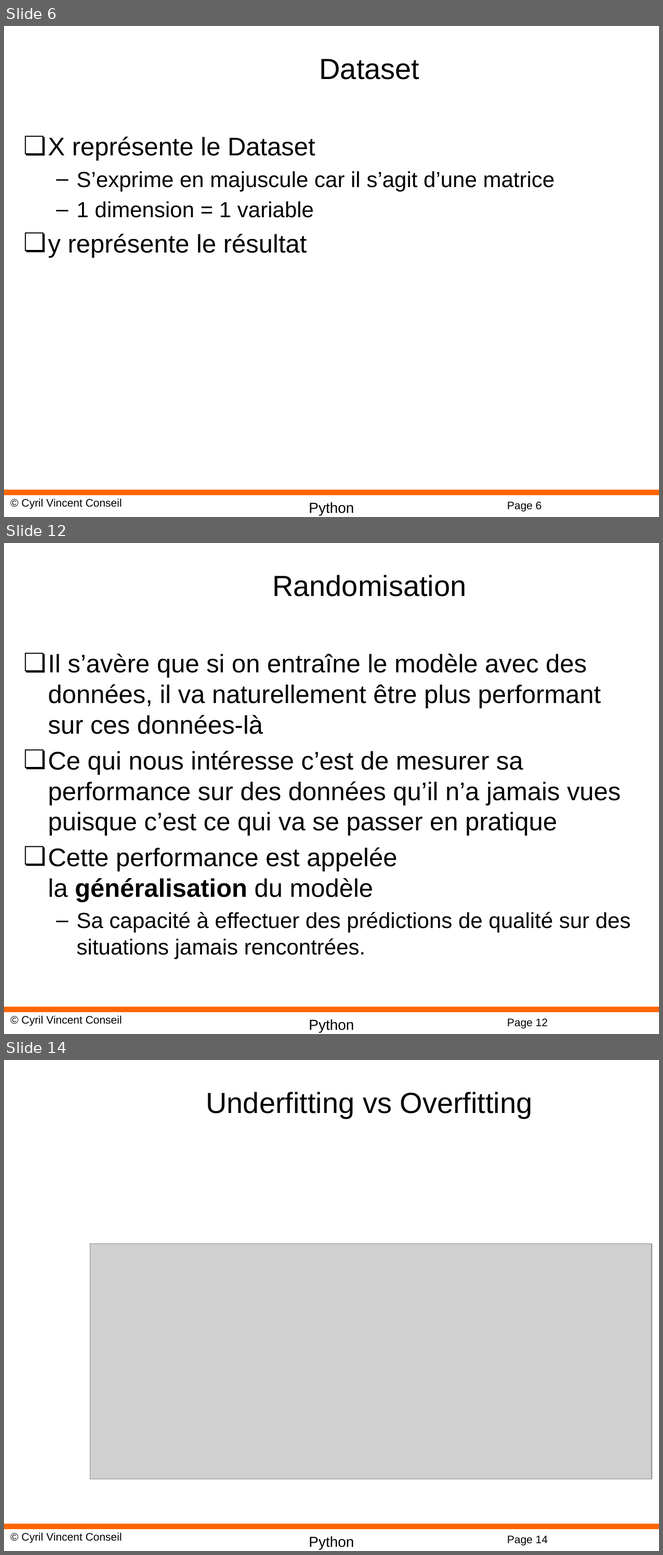
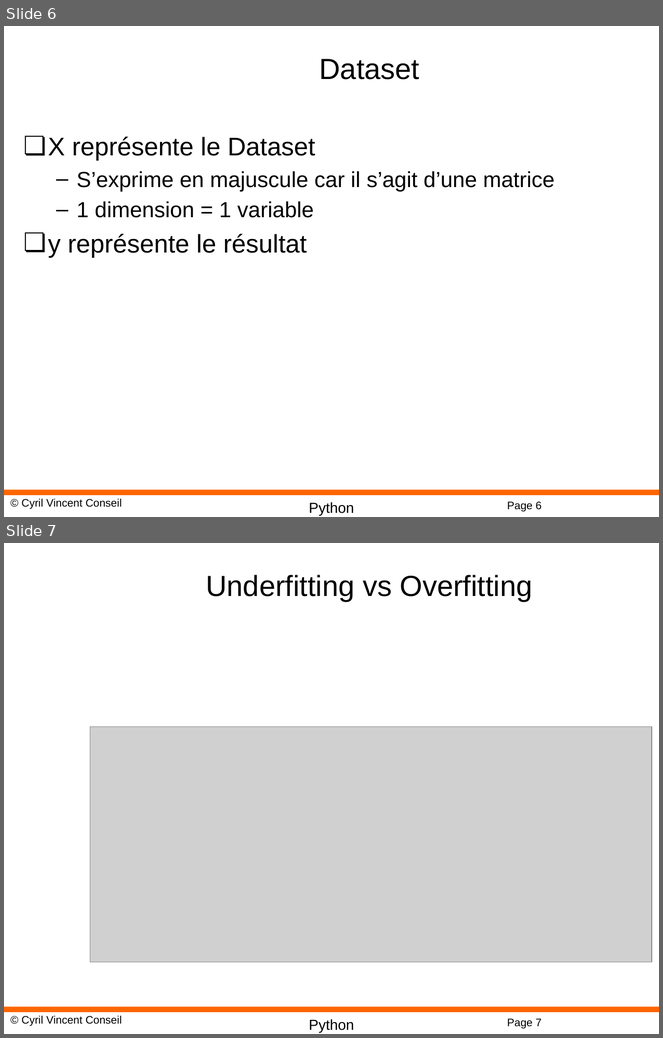
Before and after one commit to cyrilvincent/math, a slide deck: ppt/PythonMath12-ScikitLearn.pptx. Shown one above the other, each under a label of ours: slides 6, 12 and 14 before the commit, slides 6 and 7 after it; the slides between them are not shown. The pictures are 663x1555 and 663x1038 pixels, drawn with LibreOffice and Linux fonts; fonts in the diff are those of the drawing; grey boxes stand for pictures; background and template pictures are left out. Boxes give left, top, right and bottom in pixels: in the first picture for what was removed or moved away, otherwise in the second. Text is boxed around its words. In the diff, an @@ line names an element or a change of style, - is before the commit and + after.

```diff
--- a/ppt/PythonMath12-ScikitLearn.pptx
+++ b/ppt/PythonMath12-ScikitLearn.pptx
@@ slide 12 removed at bbox=[4, 543, 659, 1034], background #FFFFFF; not listed: 4 template elements that a slide beside it also shows @@
@@ title removed at bbox=[272, 575, 466, 597] @@
-Randomisation
@@ text removed at bbox=[48, 654, 631, 959] @@
-❏ Il s’avère que si on entraîne le modèle avec des données, il va naturellement être plus performant sur ces données-là
-❏ Ce qui nous intéresse c’est de mesurer sa performance sur des données qu’il n’a jamais vues puisque c’est ce qui va se passer en pratique
-❏ Cette performance est appelée la généralisation du modèle
-  – Sa capacité à effectuer des prédictions de qualité sur des situations jamais rencontrées.
@@ what was slide 14 is now slide 7 @@
@@ page number at bbox=[507, 1019, 542, 1029]: text changed @@
-Page 14
+Page 7
```
Also in this commit, not shown: 1 slide changed, 17 other slides removed, 3 other files.
